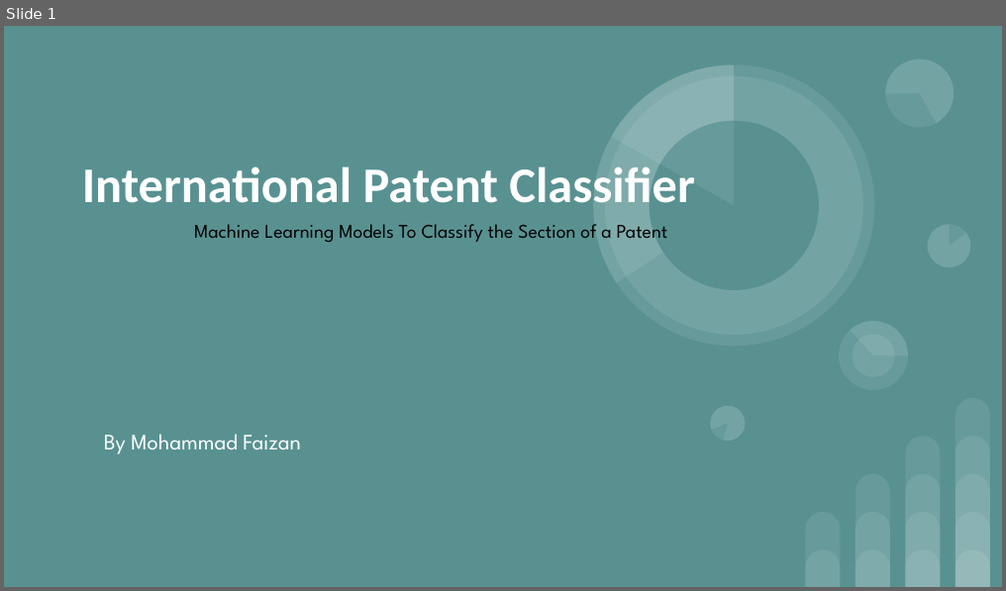
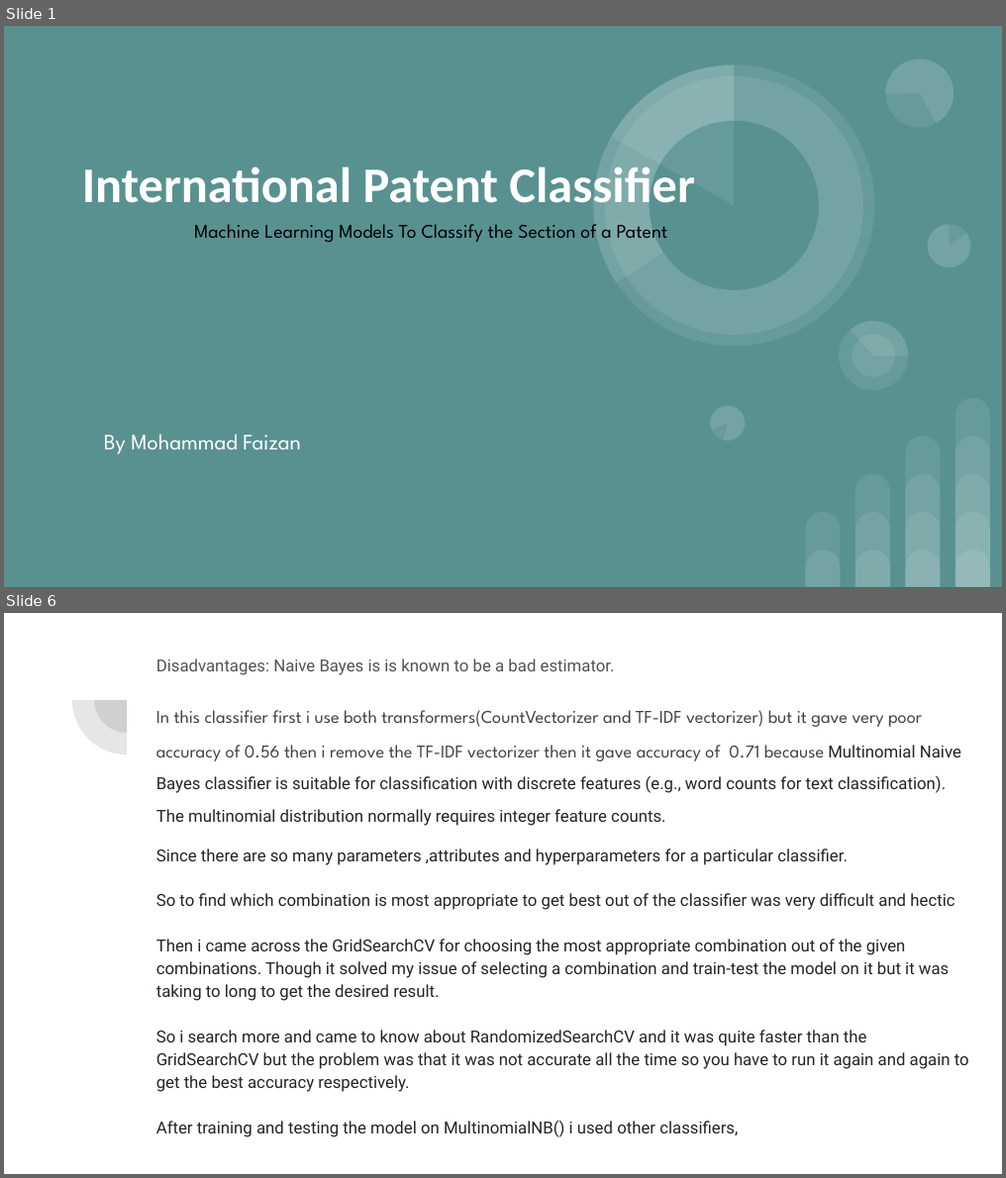
Before and after one commit to faizan4053/ipc_classifier, a slide deck: International Patent Classifier.pptx. Shown one above the other, each under a label of ours: slide 1 before the commit, slides 1 and 6 after it; the slides between them are not shown. The pictures are 1006x591 and 1006x1178 pixels, drawn with LibreOffice and Linux fonts; fonts in the diff are those of the drawing. Boxes give left, top, right and bottom in pixels: in the first picture for what was removed or moved away, otherwise in the second. Text is boxed around its words. In the diff, an @@ line names an element or a change of style, - is before the commit and + after.

Commit message:
adding ppt notebook and other changes

```diff
--- a/International Patent Classifier.pptx
+++ b/International Patent Classifier.pptx
@@ slide 6 added at <box>4,613,1002,1174</box>, background #FFFFFF @@
@@ pie slice (boxed as its full ellipse) added at <box>72,646,180,755</box>, fill #424242 at 13% opacity @@
@@ pie slice (boxed as its full ellipse) added at <box>95,667,159,733</box>, fill #424242 at 13% opacity @@
@@ text added at <box>156,659,969,1138</box>, 12 pt, text #212529 @@
+Disadvantages: Naive Bayes is is known to be a bad estimator.
+In this classifier first i use both transformers(CountVectorizer and TF-IDF vectorizer) but it gave very poor accuracy of 0.56 then i remove the TF-IDF vectorizer then it gave accuracy of 0.71 because Multinomial Naive Bayes classifier is suitable for classification with discrete features (e.g., word counts for text classification). The multinomial distribution normally requires integer feature counts.
+Since there are so many parameters ,attributes and hyperparameters for a particular classifier.
+So to find which combination is most appropriate to get best out of the classifier was very difficult and hectic
+Then i came across the GridSearchCV for choosing the most appropriate combination out of the given combinations. Though it solved my issue of selecting a combination and train-test the model on it but it was taking to long to get the desired result.
+So i search more and came to know about RandomizedSearchCV and it was quite faster than the GridSearchCV but the problem was that it was not accurate all the time so you have to run it again and again to get the best accuracy respectively.
+After training and testing the model on MultinomialNB() i used other classifiers,
```
Also in this commit, not shown: 2 slides changed, 6 other slides added, 1 slide removed, 3 other files.
